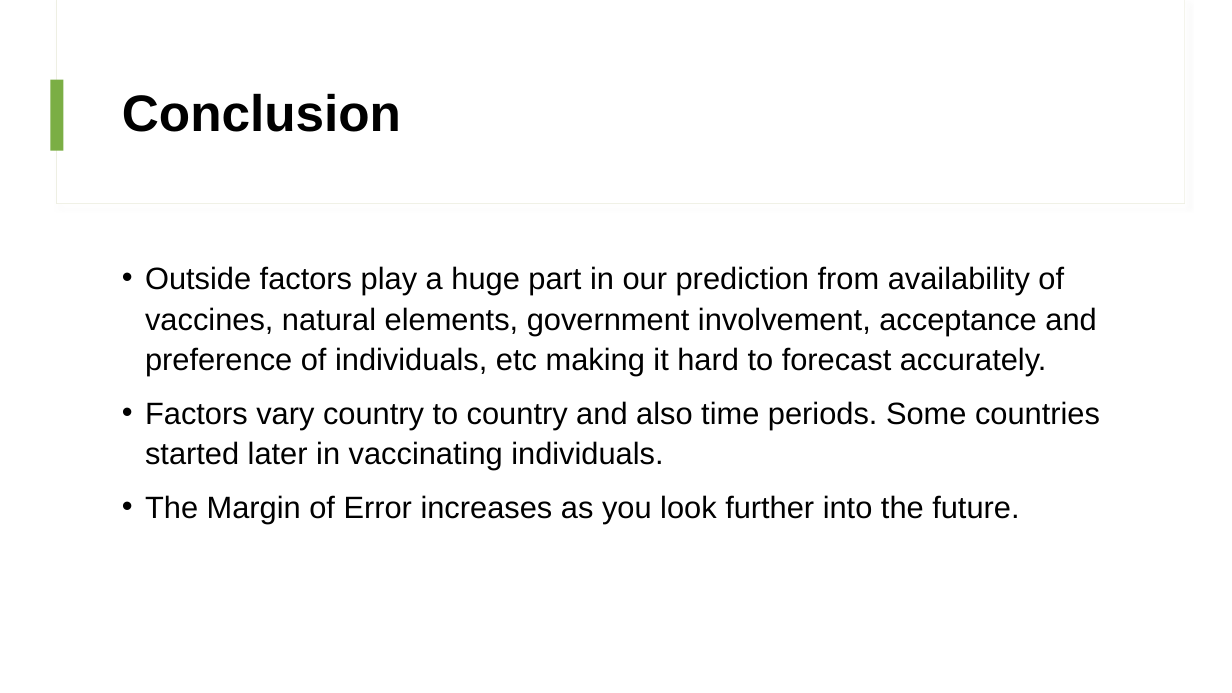
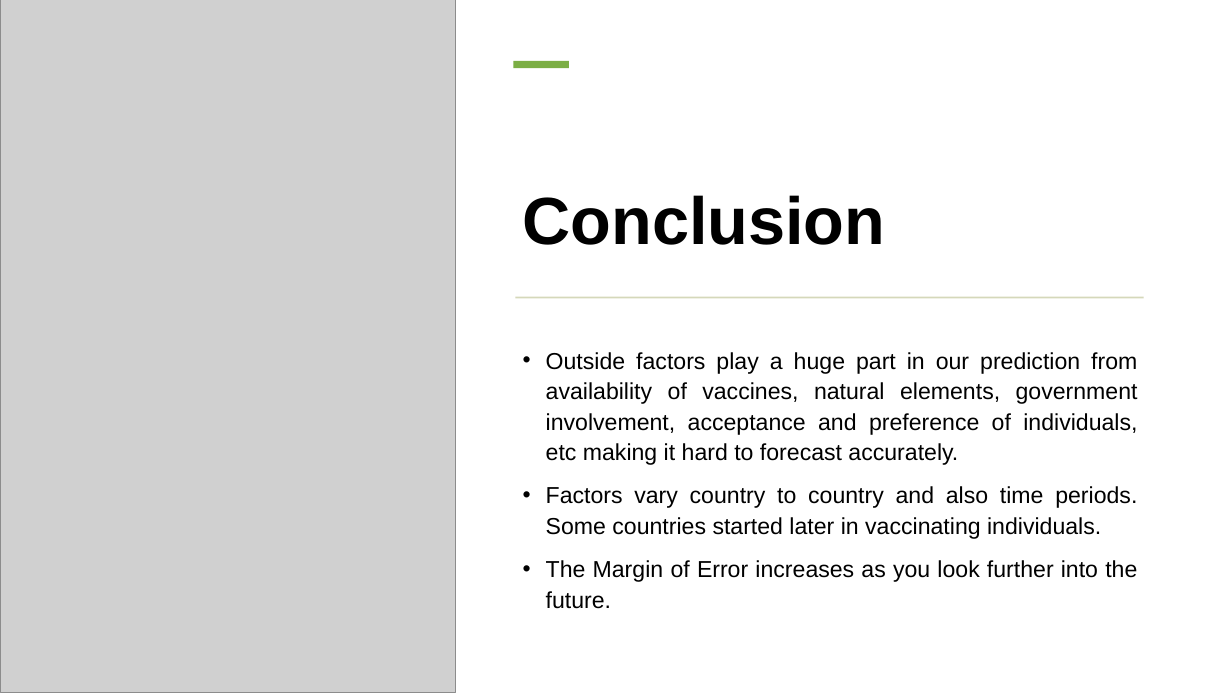
Before and after one commit to jeffbednar/Final_Project, a slide deck: slide 5 of Final_Project.pptx. Drawn at 1232x693 pixels with LibreOffice and Linux fonts; fonts in the diff are those of the drawing; grey boxes stand for pictures. Boxes give left, top, right and bottom in pixels: in the first picture for what was removed or moved away, otherwise in the second. Text is boxed around its words. In the diff, an @@ line names an element or a change of style, - is before the commit and + after.

```diff
--- a/Final_Project.pptx
+++ b/Final_Project.pptx
@@ rectangle added at [0,0,1232,693], fill #FFFFFF @@
@@ picture added at [0,0,456,693] @@
@@ rectangle removed at [51,79,64,151] @@
@@ rectangle added at [514,61,569,68], fill #7BAE44 @@
@@ title "Conclusion": place and size @@
-title "Conclusion" at [122,93,401,132]
+title "Conclusion" at [523,195,886,245]
@@ title "Conclusion" at [523,195,886,245]: size 40 to 52 pt; vertical alignment middle to bottom @@
@@ rectangle added at [516,297,1144,299], fill #D5D8BA @@
@@ text "Outside factors play a huge ...": place and size @@
-text "Outside factors play a huge ..." at [145,266,1100,523]
+text "Outside factors play a huge ..." at [546,352,1138,609]
@@ text "Outside factors play a huge ..." at [546,352,1138,609]: size 24 to 18 pt; alignment left to justified @@
```
Also in this commit, not shown: 3 other slides changed.
